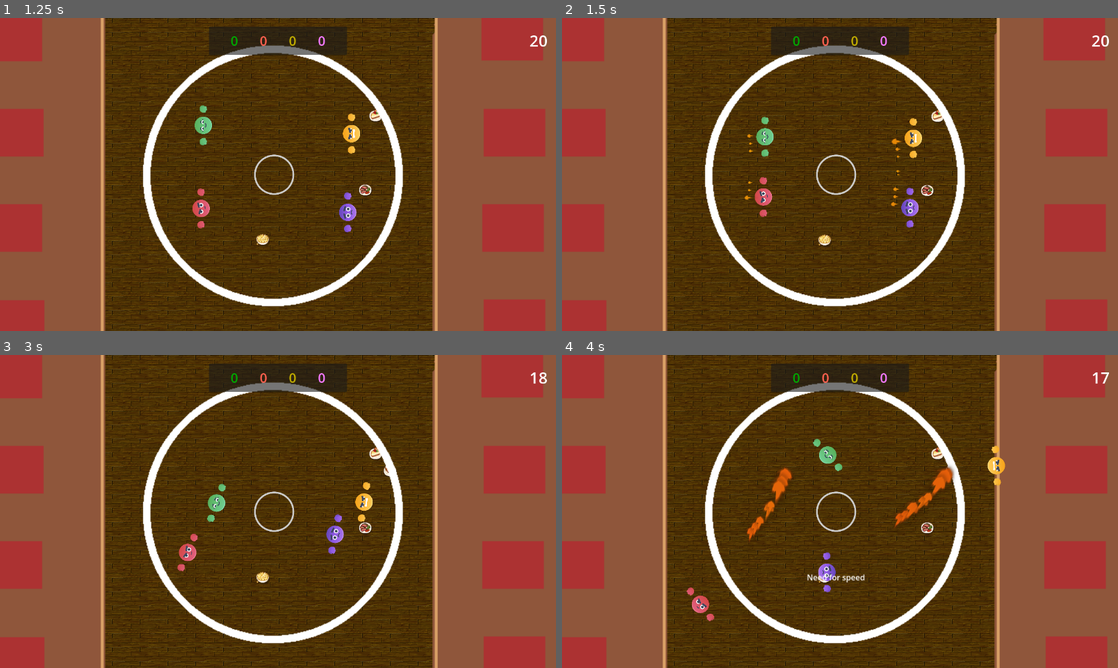
Above: before the commit, frames 1-4 (two rows, left to right).
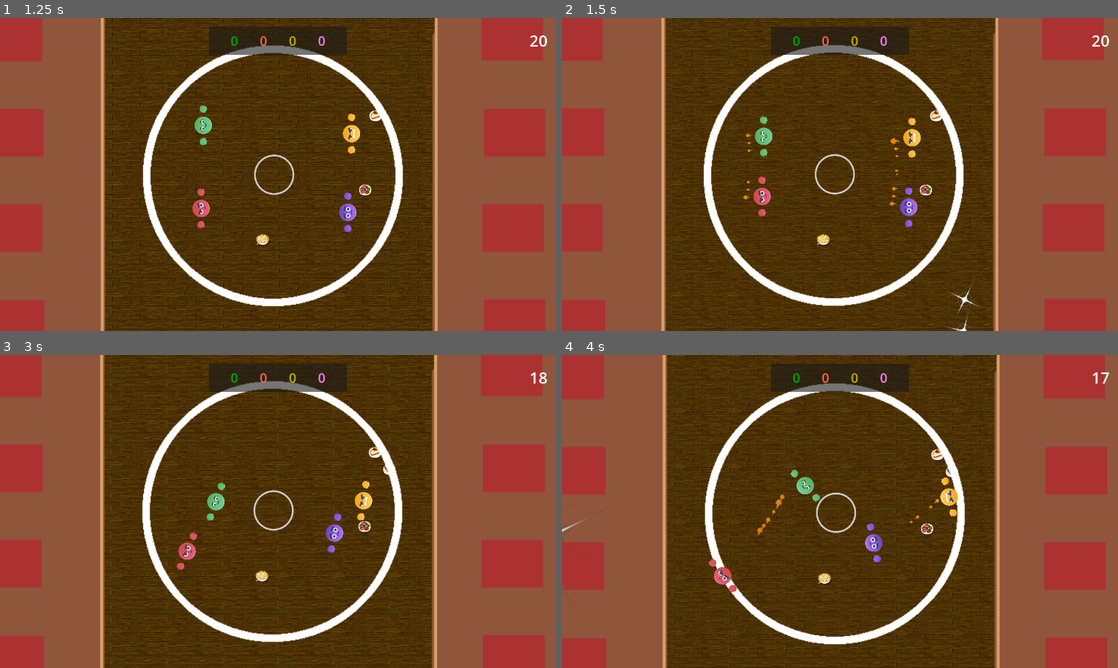
Above: after the commit, the same moments.

Repository: louiidev/ggj24_sumo
Game: Godot game, scene res://Scenes/Lobby.tscn
The game is run twice, just before and just after one commit, with the same random seed, the same clock (stepped at 60 frames per second) and the same inputs.
Inputs:
- Up to frame 1 (1.25 s): tap Enter (ui_accept) at 0.5, 0.77 s
- Up to frame 2 (1.5 s): no input
- Up to frame 3 (3 s): tap Enter (ui_accept) at 1.52 s
- Up to frame 4 (4 s): tap Enter (ui_accept) at 3.02, 3.77 s

Frame 1 is identical in both runs. In frame 2, 8.8% of the frame differs, in the area x 7-98%, y 0-100%; in frame 3, 9.1%, in the area x 0-98%, y 0-100%; in frame 4, 8.3%.

Commit message:
making tweens based on player instead of root

Diff:
--- a/Scenes/Player.gd
+++ b/Scenes/Player.gd
@@ -134,9 +134,7 @@
 	state.apply_impulse(tackleDirection * tackleSpeed)
 	tackledPressedInFrame = false
 	attack_particle.emitting = true
-	$Attack.play()
-
-	var tween = get_tree().create_tween()
+	var tween = create_tween()
 	tween.set_parallel(true)
 	tween.tween_property($Node2D/Body,"scale", faceAttackScale, attackLerpTime)
 	tween.tween_property($Node2D/LeftHand,"position", handAttackLocalPosition, attackLerpTime)
@@ -144,9 +142,10 @@
 	tween.play()
 
 	face.texture = attack_face
+	$Attack.play()
 
 func onStopAttack():
-	var tween = get_tree().create_tween()
+	var tween = create_tween()
 	tween.set_parallel(true)
 	tween.tween_property($Node2D/Body,"scale", faceRestScale, attackLerpTime)
 	tween.tween_property($Node2D/LeftHand,"position", handRestLocalPosition, attackLerpTime)
@@ -187,7 +186,7 @@
 			$Labels/ScoreChange.set("theme_override_colors/font_color",Color(1,0.5,0.5))
 		$Labels/ScoreChange.text = scoreStr
 		$Labels/ScoreChange.visible = true
-		var tween = get_tree().create_tween()
+		var tween = create_tween()
 		tween.set_parallel(true)
 		tween.tween_property($Labels/ScoreChange,"scale",Vector2(5,5),1)
 		tween.tween_property($Labels/ScoreChange,"position",Vector2(-$Labels/ScoreChange.size.x*2.5,-200),1)
@@ -214,15 +213,14 @@
 	if body.get_script() != null:
 		# Turn off attack particle on hit
 		attack_particle.emitting = false
-		if !body.canAttack and canAttack:
-			print("hit")
+		if !body.canAttack:
 			face.texture = hit_face
 			stunned = true
 
 			hit_particle.position = local_collision_pos
 			hit_particle.emitting = true
 
-			GameGlobals.shakeCamera.emit(0.4)
+			GameGlobals.shakeCamera.emit(0.2)
 			await get_tree().create_timer(1.0).timeout
 			face.texture = original_face
 			stunned = false
@@ -251,7 +249,6 @@
 func ai_update():
 	if ai_target == null:
 		find_target()
-
 
 	var direction = (ai_target.global_position - global_position).normalized()
 	playerMoveDirection = direction
@@ -260,3 +257,4 @@
 		tackleDirection = playerMoveDirection
 		ai_target = null
 		playerMoveDirection = Vector2.ZERO
+		canAttack = false
--- a/Scenes/Player.tscn
+++ b/Scenes/Player.tscn
@@ -17,7 +17,7 @@
 [node name="Player" type="RigidBody2D"]
 mass = 2.0
 physics_material_override = SubResource("PhysicsMaterial_s8ges")
-max_contacts_reported = 2
+max_contacts_reported = 1
 contact_monitor = true
 linear_damp = 1.3
 script = ExtResource("1_ut18v")
@@ -68,10 +68,6 @@
 [node name="Collision" type="AudioStreamPlayer" parent="."]
 stream = ExtResource("5_hrw6o")
 
-[node name="HitTimer" type="Timer" parent="."]
-wait_time = 0.1
-
+[connection signal="body_entered" from="." to="." method="_on_body_entered"]
 [connection signal="body_entered" from="." to="." method="onCollision"]
-[connection signal="body_entered" from="." to="." method="_on_body_entered"]
 [connection signal="timeout" from="AttackTimer" to="." method="_on_attack_timer_timeout"]
-[connection signal="timeout" from="HitTimer" to="." method="_on_hit_timer_timeout"]
